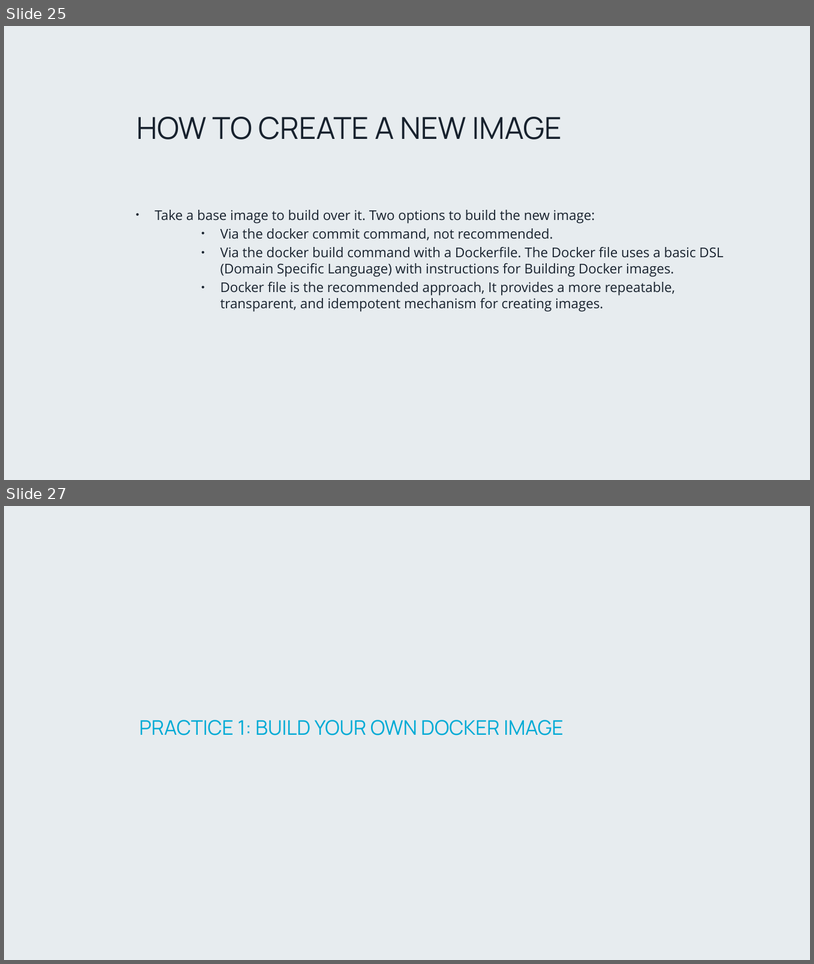
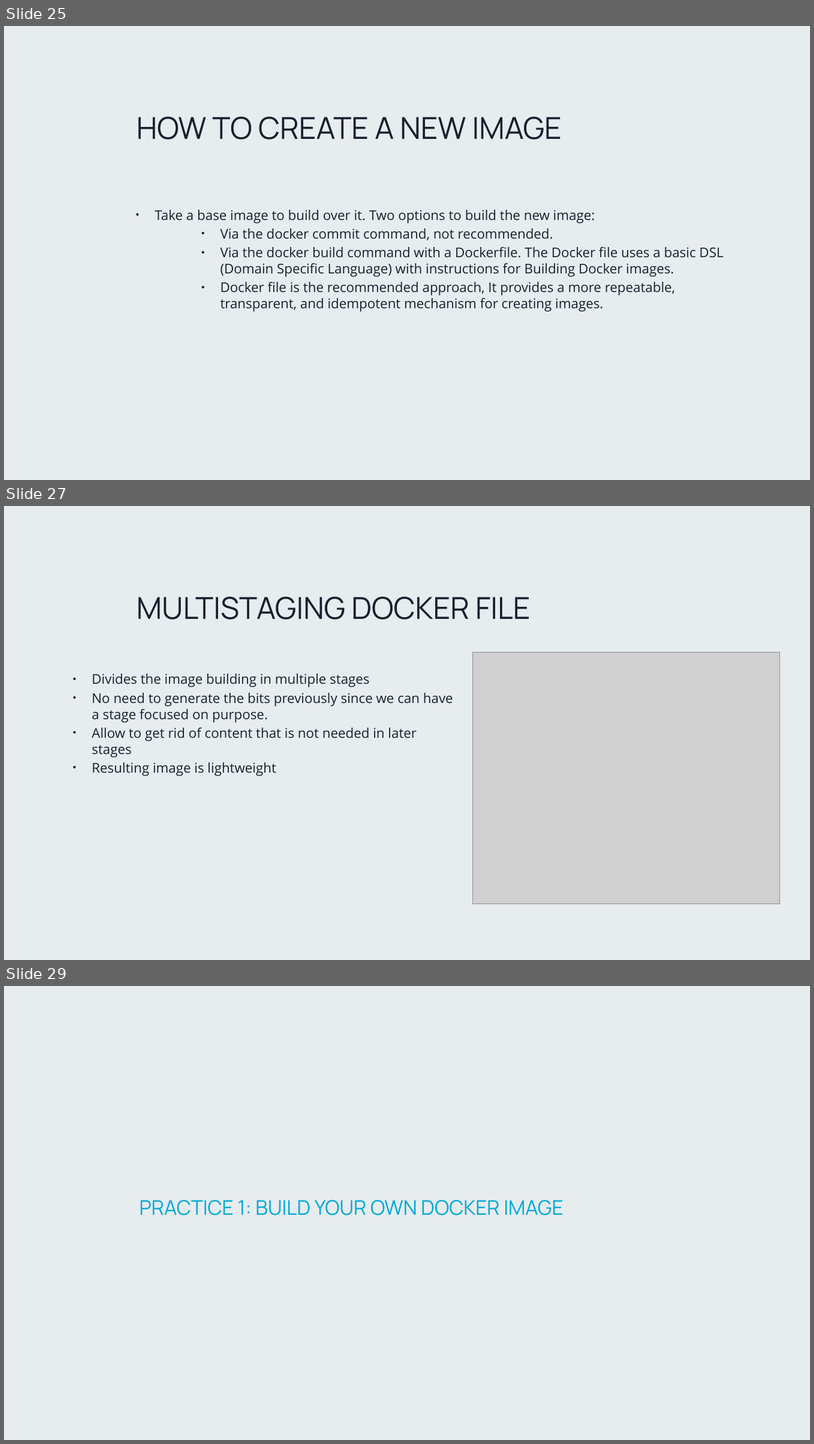
Before and after one commit to PlainConcepts/NetCore-Docker-Workshop, a slide deck: Docu/Microservices_day_1.pptx. Shown one above the other, each under a label of ours: slides 25 and 27 before the commit, slides 25, 27 and 29 after it; the slides between them are not shown. The pictures are 814x964 and 814x1444 pixels, drawn with LibreOffice and Linux fonts; fonts in the diff are those of the drawing; grey boxes stand for pictures; background and template pictures are left out. Boxes give left, top, right and bottom in pixels: in the first picture for what was removed or moved away, otherwise in the second. Text is boxed around its words. In the diff, an @@ line names an element or a change of style, - is before the commit and + after.

Commit message:
Updated ppt

```diff
--- a/Docu/Microservices_day_1.pptx
+++ b/Docu/Microservices_day_1.pptx
@@ slide 27 added at (x1=4, y1=506, x2=810, y2=960), background picture (left out) @@
@@ title added at (x1=137, y1=597, x2=531, y2=619), 36 pt, text #17212D @@
+MULTISTAGING DOCKER FILE
@@ picture added at (x1=473, y1=652, x2=780, y2=903) @@
@@ text added at (x1=92, y1=673, x2=453, y2=776), 16 pt, text #17212D @@
+• Divides the image building in multiple stages
+• No need to generate the bits previously since we can have a stage focused on purpose.
+• Allow to get rid of content that is not needed in later stages
+• Resulting image is lightweight
@@ what was slide 27 is now slide 29 @@
```
Also in this commit, not shown: 2 other slides added, 1 slide removed.
